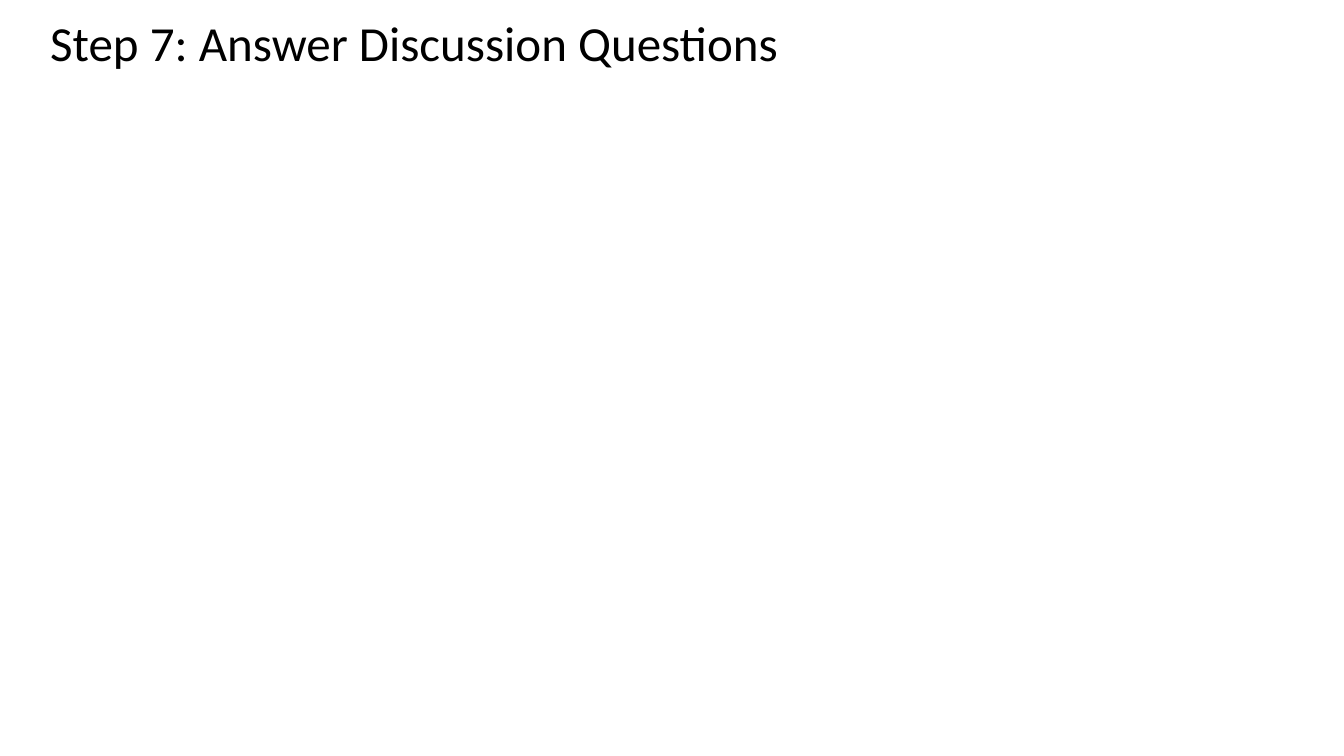
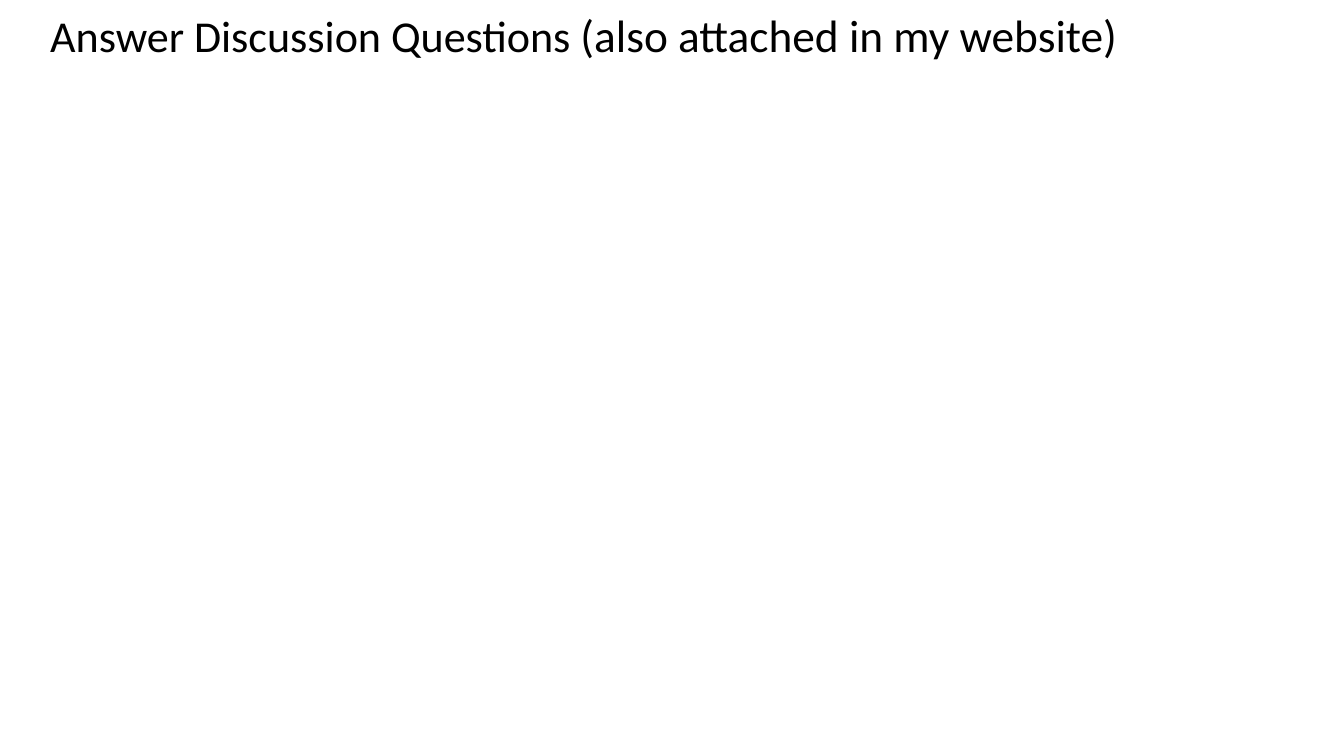
Before and after one commit to Shanlearning/Stat-201-teaching, a slide deck: slide 11 of Lab8/Lab 8.pptx (slide 13 before the commit). Drawn at 1344x756 pixels with LibreOffice and Linux fonts; fonts in the diff are those of the drawing; background and template pictures are left out. Boxes give left, top, right and bottom in pixels: in the first picture for what was removed or moved away, otherwise in the second. Text is boxed around its words. In the diff, an @@ line names an element or a change of style, - is before the commit and + after.

```diff
--- a/Lab8/Lab 8.pptx
+++ b/Lab8/Lab 8.pptx
@@ title at box(50, 19, 1117, 60): text changed; size 35 to 31.5 pt @@
-Step 7: Answer Discussion Questions
+Answer Discussion Questions (also attached in my website)
```
Also in this commit, not shown: 7 other slides changed, 5 slides added, 6 slides removed, 5 other files.
